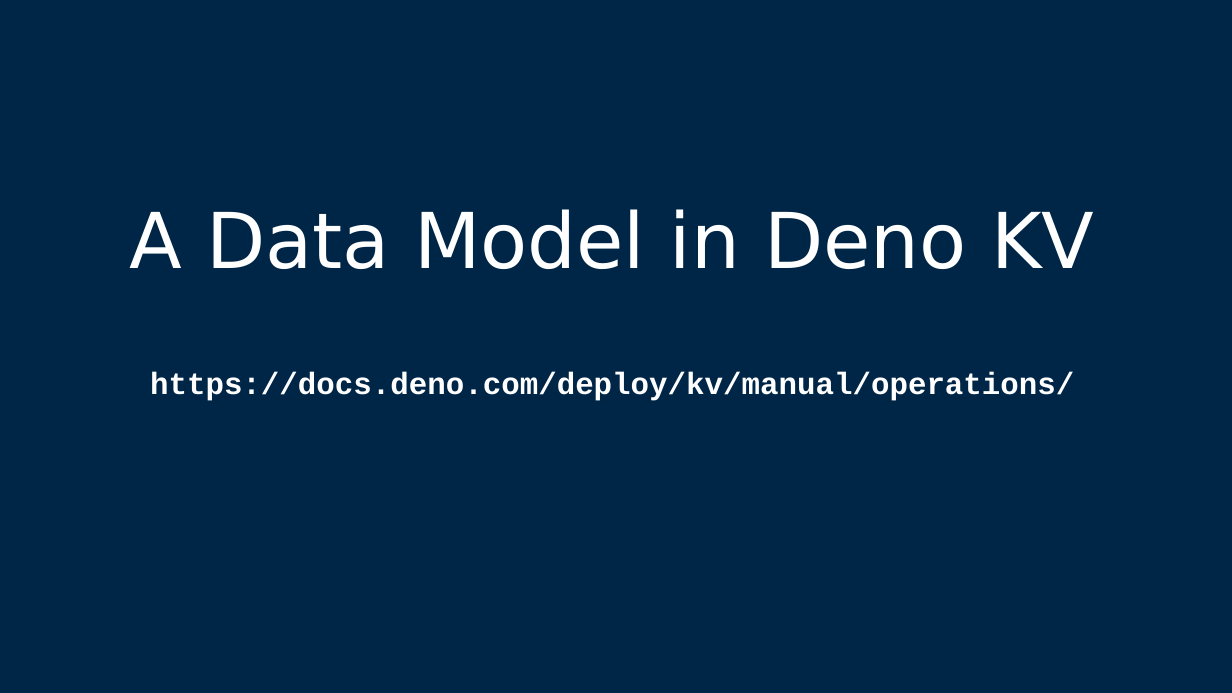
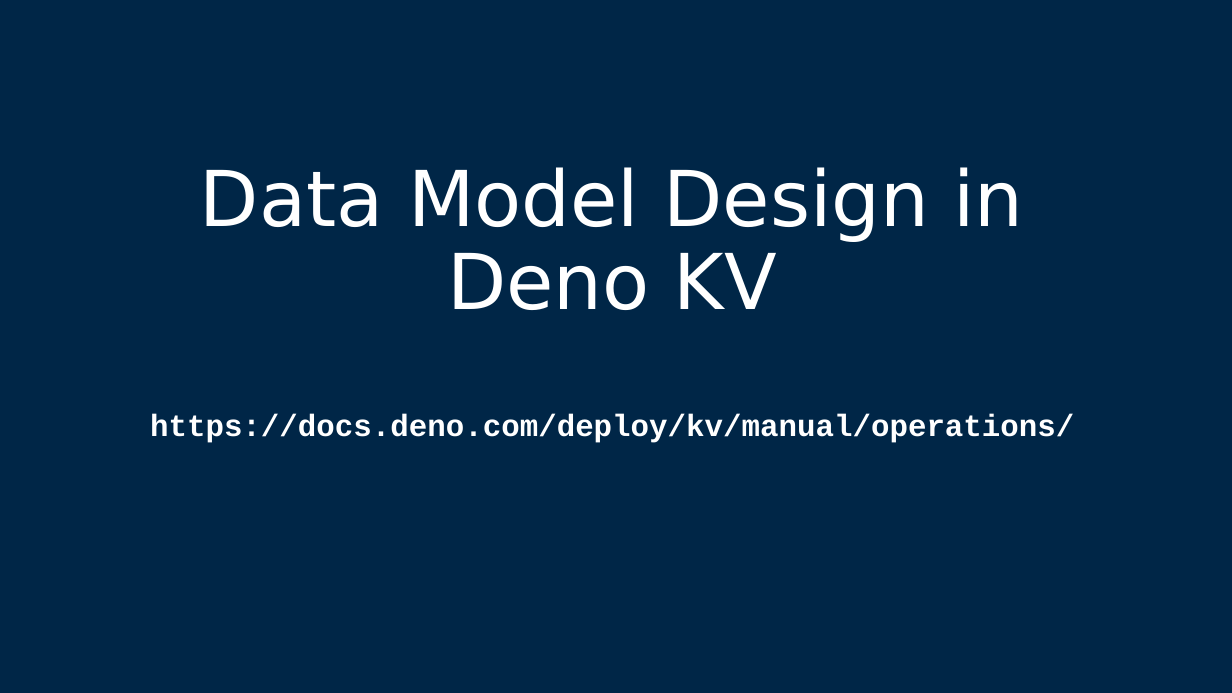
Before and after one commit to csev/pg4e, a slide deck: slide 46 of lectures/07-DenoKV.pptx (slide 47 before the commit). Drawn at 1232x693 pixels with LibreOffice and Linux fonts; fonts in the diff are those of the drawing. Boxes give left, top, right and bottom in pixels: in the first picture for what was removed or moved away, otherwise in the second. Text is boxed around its words. In the diff, an @@ line names an element or a change of style, - is before the commit and + after.

```diff
--- a/lectures/07-DenoKV.pptx
+++ b/lectures/07-DenoKV.pptx
@@ title at box(150, 167, 1074, 443): text changed @@
-A Data Model in Deno KV
-https://docs.deno.com/deploy/kv/manual/operations/
+Data Model Design in Deno KV
+https://docs.deno.com/deploy/kv/manual/operations/
```
Also in this commit, not shown: 15 other slides changed, 2 slides removed, 1 other file.
